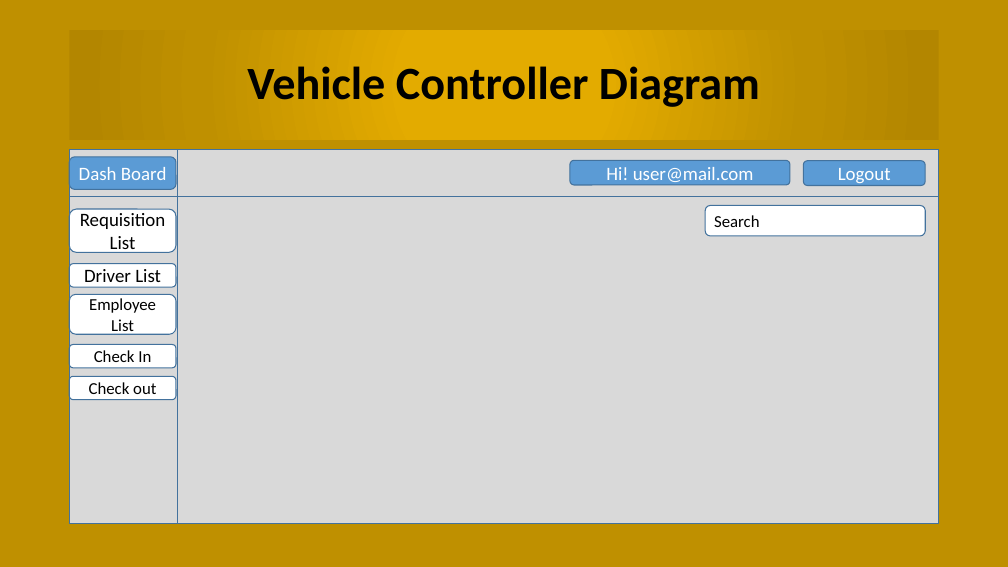
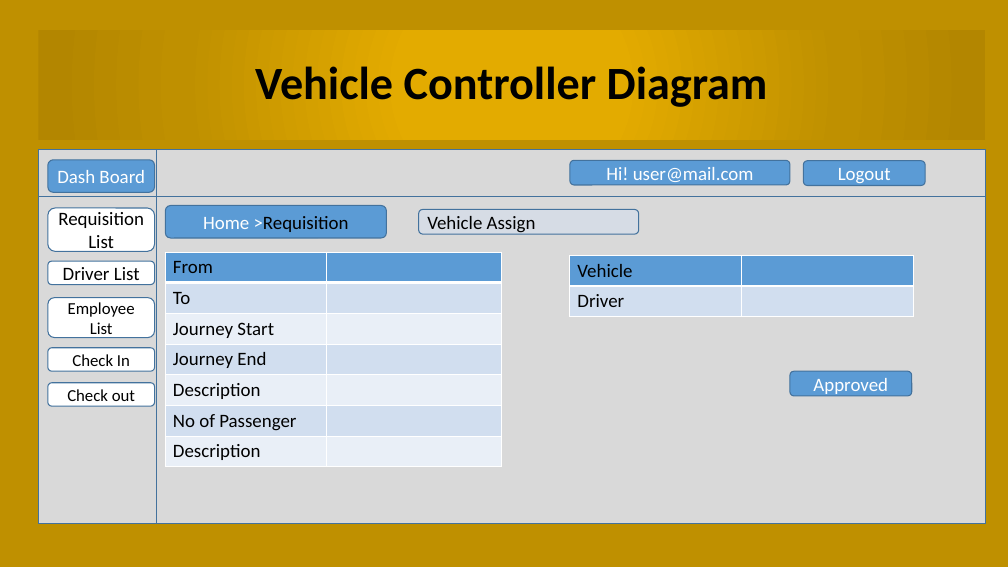
Before and after one commit to chittoranjan/BCCVehicleManagemant, a slide deck: slide 41 of Document/Vehicle Management Presentation.pptx (slide 27 before the commit). Drawn at 1008x567 pixels with LibreOffice and Linux fonts; fonts in the diff are those of the drawing. Boxes give left, top, right and bottom in pixels: in the first picture for what was removed or moved away, otherwise in the second. Text is boxed around its words. In the diff, an @@ line names an element or a change of style, - is before the commit and + after.

```diff
--- a/Document/Vehicle Management Presentation.pptx
+++ b/Document/Vehicle Management Presentation.pptx
@@ title "Vehicle Controller Diagram": place and size @@
-title "Vehicle Controller Diagram" at [70,30,939,140]
+title "Vehicle Controller Diagram" at [39,30,985,140]
@@ flow chart internal storage: place and size @@
-flow chart internal storage at [70,150,939,523]
+flow chart internal storage at [39,150,985,523]
@@ rounded rectangle "Requisition List": place and size @@
-rounded rectangle "Requisition List" at [70,209,176,252]
+rounded rectangle "Requisition List" at [48,208,154,251]
@@ rounded rectangle added at [166,206,387,238], fill #5B9BD5, outline #43739E 1 pt, 18 pt, text #000000 @@
+Home >Requisition
@@ rounded rectangle added at [419,209,639,234], fill #D6DCE5, outline #43739E 1 pt, 18 pt, text #000000 @@
+Vehicle Assign
@@ rounded rectangle removed at [706,206,926,236] @@
-Search
@@ rounded rectangle "Driver List": place and size @@
-rounded rectangle "Driver List" at [70,264,176,287]
+rounded rectangle "Driver List" at [48,261,154,284]
@@ table added at [166,252,501,467], 7 rows, 2 columns @@
+From | 
+To | 
+Journey Start | 
+Journey End | 
+Description | 
+No of Passenger | 
+Description | 
@@ table added at [570,256,913,317], 2 rows, 2 columns @@
+Vehicle | 
+Driver | 
@@ 4 rounded rectangles: place and size @@
-4 rounded rectangles at [70,157,176,400]
+4 rounded rectangles at [48,160,154,406]
@@ rounded rectangle added at [790,371,912,396], fill #5B9BD5, outline #43739E 1 pt, 18 pt, text #FFFFFF @@
+Approved
```
Also in this commit, not shown: 9 other slides changed, 16 slides added, 4 other files.
